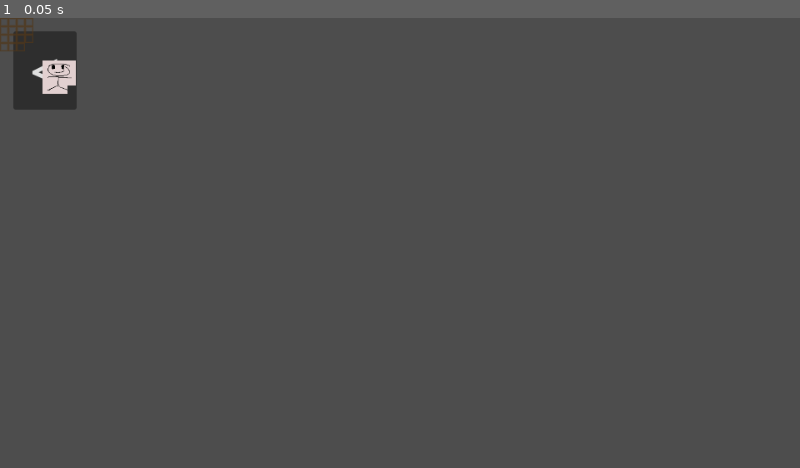
Above: before the commit, frame 1.
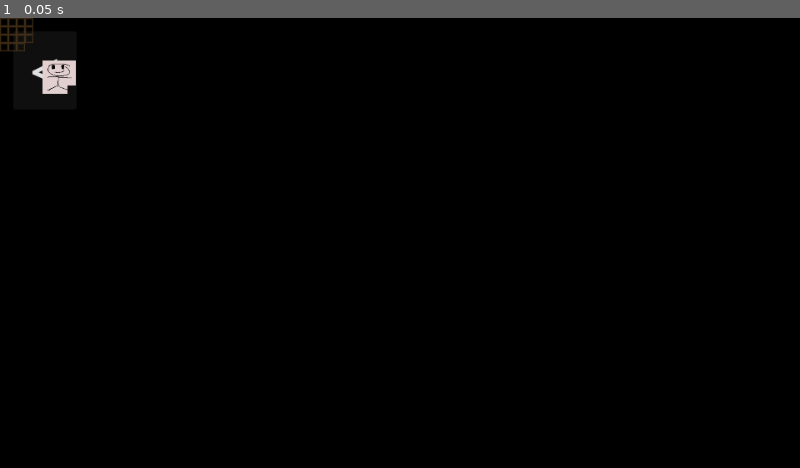
Above: after the commit, the same moment.

Repository: JusPSLiu/Triangle-Game
Game: Godot game, scene res://Scenes/Minigames/tileBoard.tscn
Two runs of this game, one before a commit and one after it. Both use one fixed random seed, a clock stepped at 60 frames per second and the inputs below.
Inputs:
- Up to frame 1 (0.05 s): no input

The runs differ from the first frame. In frame 1, 100% of the frame differs, in the area x 0-100%, y 0-100%.

Commit message:
added assets

Diff:
--- a/Scenes/Objects/object.tscn
+++ b/Scenes/Objects/object.tscn
@@ -2,8 +2,8 @@
 
 [ext_resource type="Script" uid="uid://bgllyhtl7gxr6" path="res://Scripts/objects/scene_object.gd" id="1_x2w1k"]
 
-[sub_resource type="RectangleShape2D" id="RectangleShape2D_qj1gb"]
-size = Vector2(19, 5)
+[sub_resource type="ConvexPolygonShape2D" id="ConvexPolygonShape2D_x2w1k"]
+points = PackedVector2Array(0, -5, 10, 0, 0, 5, -10, 0)
 
 [node name="object" type="Node2D"]
 script = ExtResource("1_x2w1k")
@@ -11,5 +11,4 @@
 [node name="Collision" type="StaticBody2D" parent="."]
 
 [node name="CollisionShape2D" type="CollisionShape2D" parent="Collision"]
-position = Vector2(0, 1.5)
-shape = SubResource("RectangleShape2D_qj1gb")
+shape = SubResource("ConvexPolygonShape2D_x2w1k")
--- a/Scenes/Test2DScene.tscn
+++ b/Scenes/Test2DScene.tscn
@@ -8,10 +8,12 @@
 [ext_resource type="Script" uid="uid://i4ymhaqhk6eh" path="res://Scripts/floor.gd" id="5_qqjrk"]
 [ext_resource type="Texture2D" uid="uid://cymaa8cexmeg5" path="res://Art/Tilesets/livingroom_decorative.png" id="6_7cuse"]
 [ext_resource type="Script" uid="uid://blrqcb2xgd803" path="res://Scripts/character_body_2d.gd" id="6_wnaea"]
+[ext_resource type="Texture2D" uid="uid://doxff20axscoy" path="res://Art/Tilesets/livingroom_tiles.png" id="7_cwqxj"]
 [ext_resource type="Script" uid="uid://dyx8mucmxb5oo" path="res://Scripts/objects/scene_object_controller.gd" id="7_ggrln"]
 [ext_resource type="PackedScene" uid="uid://dr48ywdf3uf5n" path="res://Scenes/Objects/object.tscn" id="8_1ign8"]
 [ext_resource type="PackedScene" uid="uid://bkugsq1ltwfeu" path="res://Scenes/Objects/interactible.tscn" id="9_awfkq"]
 [ext_resource type="PackedScene" uid="uid://ctx17gjtqqbk1" path="res://Scenes/Minigames/base_minigame.tscn" id="10_awfkq"]
+[ext_resource type="Texture2D" uid="uid://i3xn2m2k1evl" path="res://Art/Tilesets/livingroom_objects/box.png" id="11_m4wpj"]
 [ext_resource type="AudioStream" uid="uid://df51hgpdghp7d" path="res://Audio/Music/cheap_house_2.mp3" id="11_pn38e"]
 
 [sub_resource type="TileSetAtlasSource" id="TileSetAtlasSource_qqjrk"]
@@ -134,23 +136,18 @@
 9:0/size_in_atlas = Vector2i(1, 3)
 9:0/0 = 0
 9:0/0/texture_origin = Vector2i(0, 10)
-10:0/0 = 0
-10:0/0/texture_origin = Vector2i(0, -4)
-10:1/size_in_atlas = Vector2i(2, 2)
-10:1/0 = 0
-10:1/0/texture_origin = Vector2i(0, 12)
-10:1/0/physics_layer_0/polygon_0/points = PackedVector2Array(-0.8093643, -10.521735, -12.500182, -3.6871033, 0, 4, 13.579333, -3.3273869)
-12:0/size_in_atlas = Vector2i(3, 2)
-12:0/0 = 0
-12:2/0 = 0
-12:2/0/texture_origin = Vector2i(0, 4)
-13:2/0 = 0
-13:2/0/texture_origin = Vector2i(0, 4)
-17:0/size_in_atlas = Vector2i(4, 3)
-17:0/0 = 0
-15:1/size_in_atlas = Vector2i(2, 2)
-15:1/0 = 0
-15:1/0/texture_origin = Vector2i(-8, 11)
+
+[sub_resource type="TileSetAtlasSource" id="TileSetAtlasSource_lq7x6"]
+texture = ExtResource("7_cwqxj")
+0:0/0 = 0
+0:0/0/texture_origin = Vector2i(0, -4)
+0:0/0/physics_layer_0/polygon_0/points = PackedVector2Array(0, -4, -8, 0, 0, 4, 8, 0)
+1:0/0 = 0
+1:0/0/texture_origin = Vector2i(0, -4)
+2:0/0 = 0
+2:0/0/texture_origin = Vector2i(0, -4)
+3:0/0 = 0
+3:0/0/texture_origin = Vector2i(0, -4)
 
 [sub_resource type="TileSet" id="TileSet_wnaea"]
 tile_shape = 1
@@ -161,6 +158,7 @@
 terrain_set_0/terrain_0/color = Color(0.5, 0.34375, 0.25, 1)
 sources/0 = SubResource("TileSetAtlasSource_qqjrk")
 sources/1 = SubResource("TileSetAtlasSource_m4wpj")
+sources/2 = SubResource("TileSetAtlasSource_lq7x6")
 
 [sub_resource type="CircleShape2D" id="CircleShape2D_qqjrk"]
 radius = 4.0
@@ -287,6 +285,7 @@
 z_index = 2
 position = Vector2(40, 26)
 motion_mode = 1
+wall_min_slide_angle = 1.0471976
 script = ExtResource("6_wnaea")
 
 [node name="CollisionShape2D" type="CollisionShape2D" parent="CharacterBody2D"]
@@ -326,14 +325,16 @@
 script = ExtResource("7_ggrln")
 player = NodePath("../CharacterBody2D")
 
-[node name="chair" parent="SceneObjects" instance=ExtResource("8_1ign8")]
+[node name="box" parent="SceneObjects" instance=ExtResource("8_1ign8")]
 position = Vector2(6, 55)
 
-[node name="ColorRect" type="ColorRect" parent="SceneObjects/chair"]
-offset_left = -10.0
-offset_top = -25.0
-offset_right = 10.0
-offset_bottom = 4.0
+[node name="CollisionShape2D" parent="SceneObjects/box/Collision" index="0"]
+position = Vector2(-1.0000029, -3.8146973e-06)
+scale = Vector2(0.99999976, 0.9999998)
+
+[node name="Box" type="Sprite2D" parent="SceneObjects/box"]
+position = Vector2(-1, -4)
+texture = ExtResource("11_m4wpj")
 
 [node name="Interactible2" parent="SceneObjects" node_paths=PackedStringArray("minigame") instance=ExtResource("9_awfkq")]
 position = Vector2(71, 52)
@@ -353,3 +354,4 @@
 [connection signal="value_changed" from="PauseMenu/PauseScreen/VBoxContainer/SoundSlider" to="PauseMenu/PauseScreen" method="_on_sound_slider_value_changed"]
 
 [editable path="HUD/Transition"]
+[editable path="SceneObjects/box"]
--- a/Scripts/character_body_2d.gd
+++ b/Scripts/character_body_2d.gd
@@ -17,6 +17,7 @@
 	else:
 		velocity.x = lerpf(velocity.x, 0, 0.5)
 		velocity.y = lerpf(velocity.y, 0, 0.5)
+	print(direction)
 
 	move_and_slide()
 
--- a/Scripts/objects/scene_object.gd
+++ b/Scripts/objects/scene_object.gd
@@ -4,16 +4,28 @@
 var behind : int = true
 @onready var parent = get_parent()
 
+@export var rightSideCoverOffset : int = 0
+
 # Called every frame. 'delta' is the elapsed time since the previous frame.
 func _process(_delta: float) -> void:
 	if (parent):
 		if (behind):
 			# behind player, check if must go in front
-			if (parent.player_position < position.y):
+			# offset if player is to the right
+			var offsetPos = position.y
+			if (parent.player_position.x > position.x):
+				offsetPos += rightSideCoverOffset
+			# check if should be in front of player
+			if (parent.player_position.y < offsetPos):
 				z_index =  parent.layerInFront
 				behind = false
 		else:
 			# in front of player, check if go behind
-			if (parent.player_position > position.y):
+			# offset if player is to the right
+			var offsetPos = position.y
+			if (parent.player_position.x > position.x):
+				offsetPos += rightSideCoverOffset
+			# check if should be behind player pos
+			if (parent.player_position.y > position.y):
 				z_index =  parent.layerBehind
 				behind = true
--- a/Scripts/objects/scene_object_controller.gd
+++ b/Scripts/objects/scene_object_controller.gd
@@ -5,7 +5,7 @@
 @export var layerInFront : int = 3
 @export var layerBehind : int = 1
 
-var player_position : int
+var player_position : Vector2
 
 func _process(delta: float) -> void:
-	player_position = player.position.y
+	player_position = player.position
--- a/project.godot
+++ b/project.godot
@@ -81,3 +81,4 @@
 
 renderer/rendering_method="gl_compatibility"
 renderer/rendering_method.mobile="gl_compatibility"
+environment/defaults/default_clear_color=Color(0, 0, 0, 1)
Binary file added: Art/Player.png
Not shown, added: Art/Player.png.import
Binary file added: Art/Tilesets/livingroom_decorations.png
Not shown, added: Art/Tilesets/livingroom_decorations.png.import
Binary file removed: Art/Tilesets/livingroom_decorative.png
Binary file added: Art/Tilesets/livingroom_objects/box.png
Not shown, added: Art/Tilesets/livingroom_objects/box.png.import
Binary file added: Art/Tilesets/livingroom_objects/box_big.png
Not shown, added: Art/Tilesets/livingroom_objects/box_big.png.import
Binary file added: Art/Tilesets/livingroom_objects/couch.png
Not shown, changed: Art/Tilesets/livingroom_objects/couch.png.import
Binary file added: Art/Tilesets/livingroom_objects/desk.png
(and 14 more such lines)
